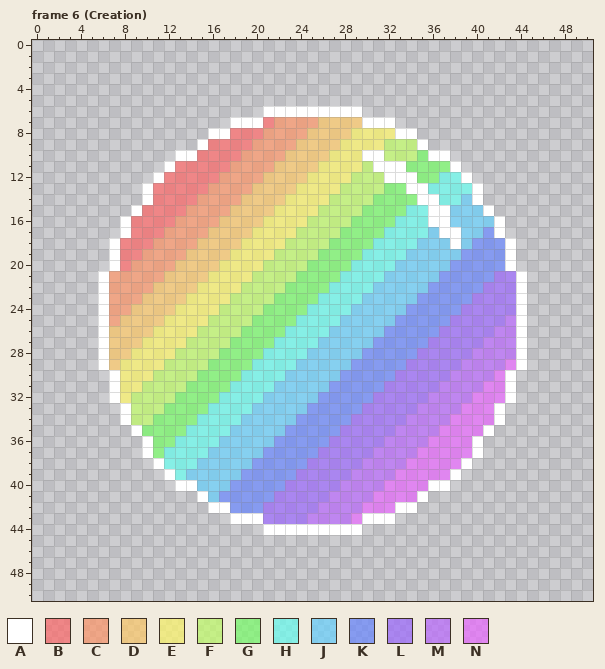
File history of a pixel-art file, Amity Chain (Art Files)/Digital Art/Sprites/Effects and UI/SolisProjectiles2.aseprite. Above, as it was before the edit.
51x51 pixels, 25 frames. Colours within 5 levels of each other are drawn and written as one. Shown: frame 6 (Creation). The commit also changed other frames, which this record leaves out.
Palette (. is transparent): A #ffffff  B #ff6464ad  C #ff9364ad  D #ffc964ad  E #fff764ad  F #c1ff64ad  G #74ff64ad  H #64fff0ad  J #64d1ffad  K #6483ffad  L #9a64ffad  M #b964ffad  N #e964ffad
Pixels before, frame 6 (Creation) (only the part around the change), first column x 0:
 0 ..................................................
 1 ..................................................
 2 ..................................................
 3 ..................................................
 4 ..................................................
 5 ..................................................
 6 .....................AAAAAAAAA....................
 7 ..................AAABCCCCDDDDAAA.................
 8 ................AABBBCCCCDDDDEEEEAA...............
 9 ...............ABBBBCCCCDDDDEEEEFFFA..............
10 .............AABBBBCCCCDDDDEEEAAFFFGAA............
11 ............ABBBBBCCCCDDDDEEEEFAAAGGGGA...........
12 ...........ABBBBBCCCCDDDDEEEEFFFAAAGGHHA..........
13 ..........ABBBBBCCCCDDDDEEEEFFFFGGAAHHHHA.........
14 ..........ABBBBCCCCDDDDEEEEFFFFGGGGAAHHJA.........
15 .........ABBBBCCCCDDDDEEEEFFFFGGGGHHAAJJJA........
16 ........ABBBBCCCCDDDDEEEEFFFFGGGGHHHAAJJJJA.......
17 ........ABBBCCCCDDDDEEEEFFFFGGGGHHHHJAAJJKA.......
18 .......ABBBCCCCDDDDEEEEFFFFGGGGHHHHJJJAJKKKA......
19 .......ABBCCCCDDDDEEEEFFFFGGGGHHHHJJJJJKKKKA......
20 .......ABCCCCDDDDEEEEFFFFGGGGHHHHJJJJJKKKKKA......
21 ......ACCCCCDDDDEEEEFFFFGGGGHHHHJJJJJKKKKKLLA.....
22 ......ACCCCDDDDEEEEFFFFGGGGHHHHJJJJJKKKKKLLLA.....
23 ......ACCCDDDDEEEEFFFFGGGGHHHHJJJJJKKKKKLLLLA.....
24 ......ACCDDDDEEEEFFFFGGGGHHHHJJJJJKKKKKLLLLLA.....
25 ......ACDDDDEEEEFFFFGGGGHHHHJJJJJKKKKKLLLLLMA.....
26 ......ADDDDEEEEFFFFGGGGHHHHJJJJJKKKKKLLLLLMMA.....
27 ......ADDDEEEEFFFFGGGGHHHHJJJJJKKKKKLLLLLMMMA.....
28 ......ADDEEEEFFFFGGGGHHHHJJJJJKKKKKLLLLLMMMMA.....
29 ......ADEEEEFFFFGGGGHHHHJJJJJKKKKKLLLLLMMMMNA.....
30 .......AEEEFFFFGGGGHHHHJJJJJKKKKKLLLLLMMMMNA......
31 .......AEEFFFFGGGGHHHHJJJJJKKKKKLLLLLMMMMNNA......
32 .......AEFFFFGGGGHHHHJJJJJKKKKKLLLLLMMMMNNNA......
33 ........AFFFGGGGHHHHJJJJJKKKKKLLLLLMMMMNNNA.......
34 ........AFFGGGGHHHHJJJJJKKKKKLLLLLMMMMNNNNA.......
35 .........AGGGGHHHHJJJJJKKKKKLLLLLMMMMNNNNA........
36 ..........AGGHHHHJJJJJKKKKKLLLLLMMMMNNNNA.........
37 ..........AGHHHHJJJJJKKKKKLLLLLMMMMNNNNNA.........
38 ...........AHHHJJJJJKKKKKLLLLLMMMMNNNNNA..........
39 ............AHJJJJJKKKKKLLLLLMMMMNNNNNA...........
40 .............AAJJJKKKKKLLLLLMMMMNNNNAA............
41 ...............AJKKKKKLLLLLMMMMNNNNA..............
42 ................AAKKKLLLLLMMMMNNNAA...............
43 ..................AAALLLLMMMMNAAA.................
44 .....................AAAAAAAAA....................
45 ..................................................
46 ..................................................
47 ..................................................
48 ..................................................
After the commit:
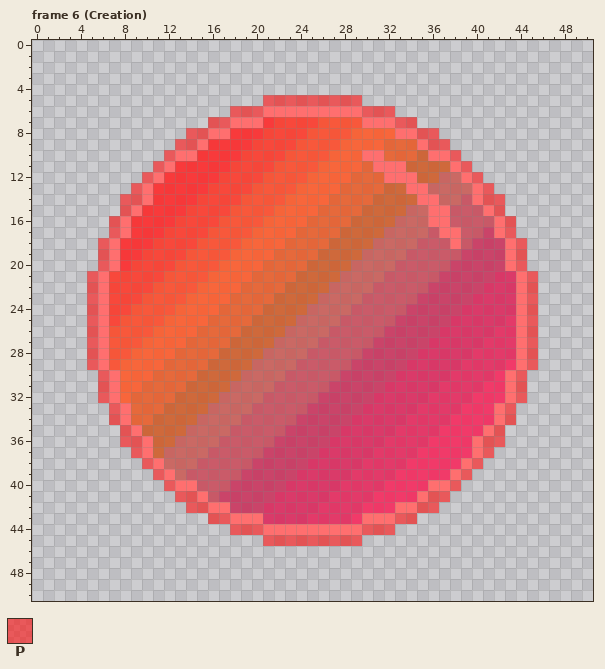
Colours new in this view: P #ff000090
Change:
layer "Hitboxes" added
colour A: #ffffff -> #ff6f6f
colour B: #ff6464ad -> #ff2222db
colour C: #ff9364ad -> #ff3222db
colour D: #ffc964ad -> #ff4522db
colour E: #fff764ad -> #ff5522db
colour F: #c1ff64ad -> #ea5822db
colour G: #74ff64ad -> #cf5822db
colour H: #64fff0ad -> #ca5852db
colour J: #64d1ffad -> #ca4858db
colour K: #6483ffad -> #ca2d58db
colour L: #9a64ffad -> #dc2258db
colour M: #b964ffad -> #e72258db
colour N: #e964ffad -> #f72258db
Changed rows in their new state; - is a pixel that keeps its letter.
Frame 6 (Creation), layer "Hitboxes":
first column x 5:
 5 ----------------PPPPPPPPP----------------
 6 -------------PPP---------PPP-------------
 7 -----------PP---------------PP-----------
 8 ---------PP-------------------PP---------
 9 --------PP---------------------PP--------
10 -------P-------------------------P-------
11 ------P---------------------------P------
12 -----P-----------------------------P-----
13 ----P-------------------------------P----
14 ---PP-------------------------------PP---
15 ---P---------------------------------P---
16 --P-----------------------------------P--
17 --P-----------------------------------P--
18 -P-------------------------------------P-
19 -P-------------------------------------P-
20 -P-------------------------------------P-
21 P---------------------------------------P
22 P---------------------------------------P
23 P---------------------------------------P
24 P---------------------------------------P
25 P---------------------------------------P
26 P---------------------------------------P
27 P---------------------------------------P
28 P---------------------------------------P
29 P---------------------------------------P
30 -P-------------------------------------P-
31 -P-------------------------------------P-
32 -P-------------------------------------P-
33 --P-----------------------------------P--
34 --P-----------------------------------P--
35 ---P---------------------------------P---
36 ---PP-------------------------------PP---
37 ----P-------------------------------P----
38 -----P-----------------------------P-----
39 ------P---------------------------P------
40 -------P-------------------------P-------
41 --------PP---------------------PP--------
42 ---------PP-------------------PP---------
43 -----------PP---------------PP-----------
44 -------------PPP---------PPP-------------
45 ----------------PPPPPPPPP----------------
Pixel boxes of the changes (left, top, right, bottom) in both pictures:
changed: (87, 95, 538, 546)
